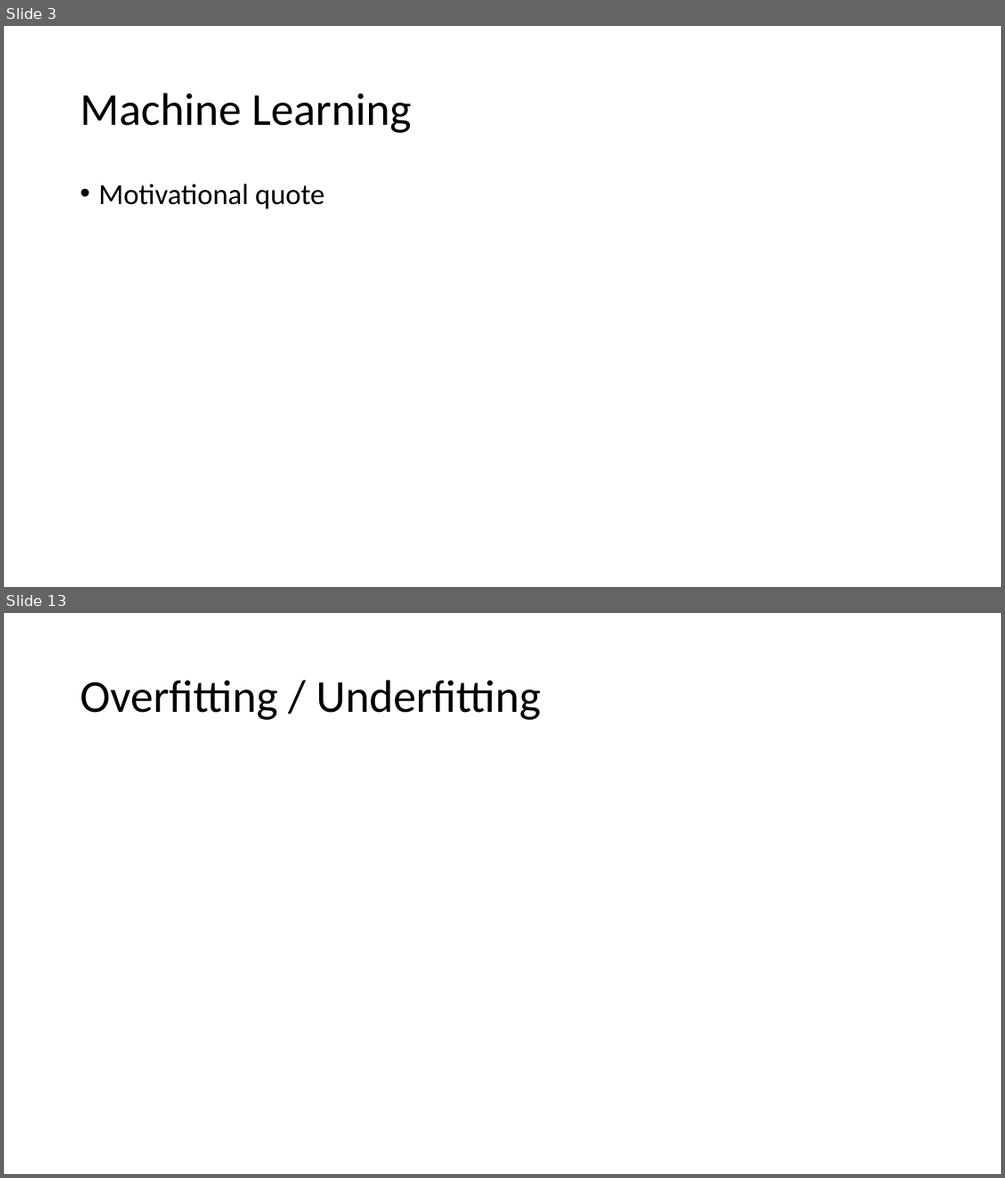
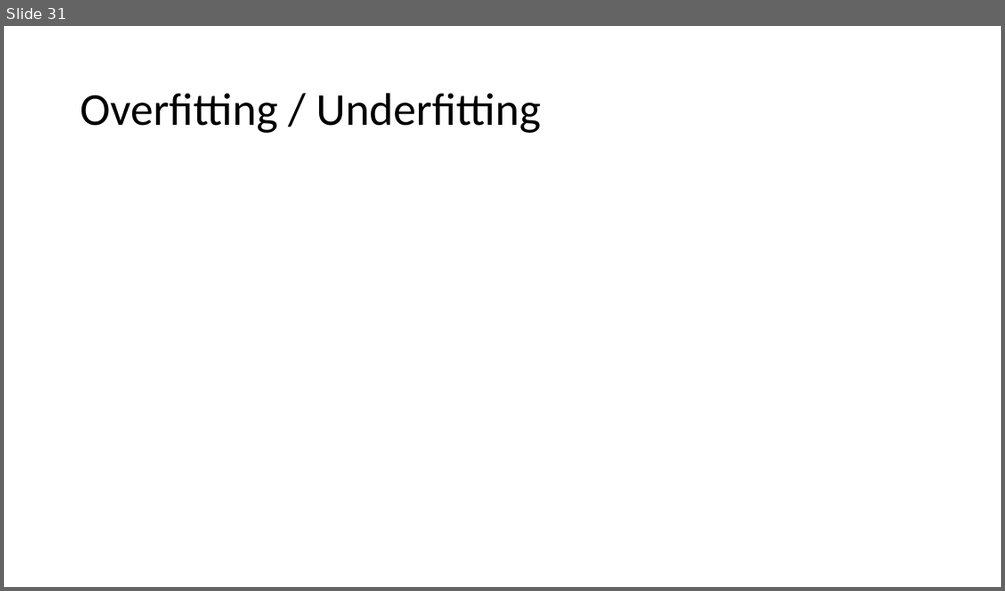
Before and after one commit to alishibli97/peca, a slide deck: slides.pptx. Shown one above the other, each under a label of ours: slides 3 and 13 before the commit, slide 31 after it; the slides between them are not shown. The pictures are 1005x1178 and 1005x591 pixels, drawn with LibreOffice and Linux fonts; fonts in the diff are those of the drawing. Boxes give left, top, right and bottom in pixels: in the first picture for what was removed or moved away, otherwise in the second. Text is boxed around its words. In the diff, an @@ line names an element or a change of style, - is before the commit and + after.

```diff
--- a/slides.pptx
+++ b/slides.pptx
@@ slide 3 removed at bbox=[4, 26, 1001, 587], background #FFFFFF @@
@@ title removed at bbox=[80, 93, 411, 133] @@
-Machine Learning
@@ text removed at bbox=[98, 184, 324, 209] @@
-• Motivational quote
@@ what was slide 13 is now slide 31 @@
```
Also in this commit, not shown: 6 slides changed, 24 slides added, 5 other slides removed.
